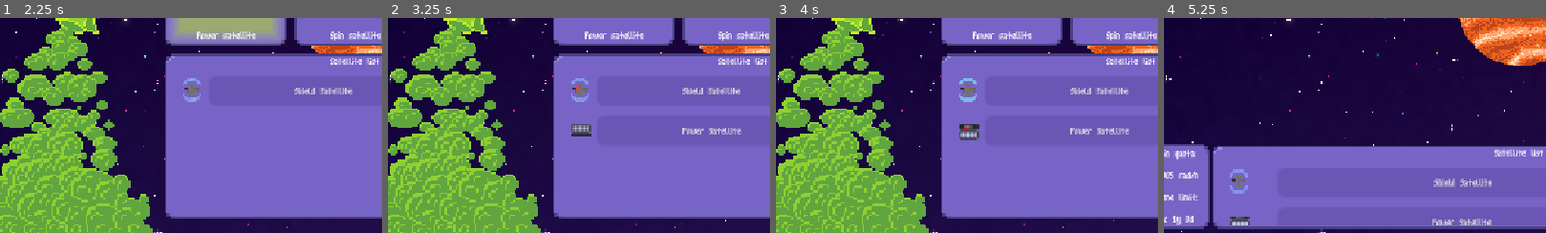
Above: before the commit, frames 1-4 (left to right).
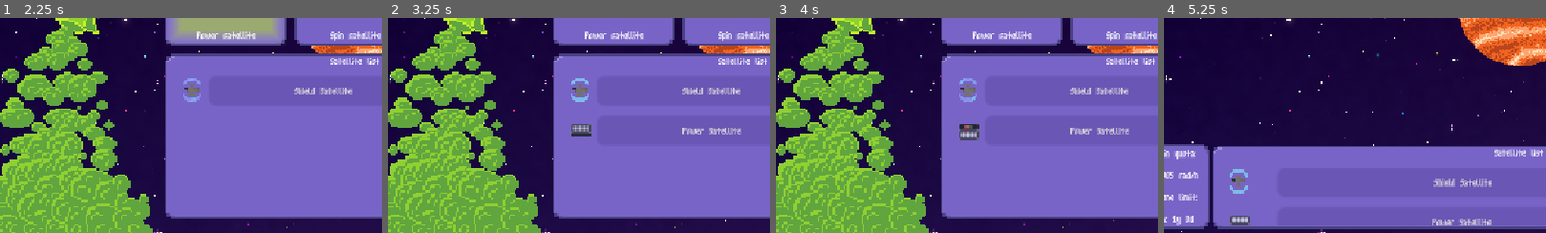
Above: after the commit, the same moments.

Repository: SpookyPlagueDoc777/Orbit-game
Game: Godot game, scene res://Scenes/Game/main_node.tscn
Same seed, same stepped clock (60 frames per second), same inputs: the game is played once before the commit and once after it.
Inputs (mouse positions are % of the whole screen's width and height, from its top left):
- Up to frame 1 (2.25 s): click (95, 88) at 0.5 s; tap Enter at 1.25 s; move the mouse to (72, 45) at 1.27 s; click (72, 45) at 1.42 s; move the mouse to (30, 55) at 2.02 s; click (30, 55) at 2.17 s
- Up to frame 2 (3.25 s): move the mouse to (60, 28) at 2.77 s; click (60, 28) at 2.92 s
- Up to frame 3 (4 s): move the mouse to (45, 70) at 3.52 s; click (45, 70) at 3.67 s
- Up to frame 4 (5.25 s): move the mouse to (80, 65) at 4.27 s; click (80, 65) at 4.42 s; tap Escape (ui_cancel) at 4.9 s; click "Upgrade 100" at 5 s
The pictures show only the part of the screen within x 3-53%, y 49-99%; the shares and areas given below are measured in that part.

Frame 1 is identical in both runs. In frame 2, 0.2% of the frame differs, in the area x 48-53%, y 28-40%; in frame 3, 0.1%; in frame 4, 0.4%, in the area x 17-23%, y 70-97%.

Commit message:
Fixed lag???
-Hopefully lag fixed

Diff:
--- a/Code/Game/satellites_list.gd
+++ b/Code/Game/satellites_list.gd
@@ -21,8 +21,8 @@
 func _process(delta: float) -> void:
 	pass
 
-func launch_satellite(satellitetype: int) -> void:
-	var thesatellite
+func launch_satellite(satellitetype: int) -> Node:
+	var thesatellite: Node
 	var gamenodes: = GAME_SCENE.instantiate()
 	print(gamenodes.get_child(1).get_child(2).name)
 	match satellitetype:
@@ -40,3 +40,4 @@
 		Global.energy -= thesatellite.satenergylaunch
 	else:
 		SoundManager.unsuccessful_push()
+	return thesatellite
--- a/Code/Globals/global.gd
+++ b/Code/Globals/global.gd
@@ -1,5 +1,7 @@
 extends Node
 # In Petagrams
+
+signal updatelist
 
 const G: float = 66.743
 const planetmass: int = 40752
@@ -19,6 +21,7 @@
 var time_limit_y: int = TIMELIMITYSTART
 var time_limit_d: int = TIMELIMITDSTART
 var quota: float = QUOTASTART
+var upgrade_all: int = 0
 
 
 # Called when the node enters the scene tree for the first time.
--- a/Code/Ui/game_ui.gd
+++ b/Code/Ui/game_ui.gd
@@ -10,14 +10,18 @@
 
 func _input(event: InputEvent) -> void:
 	if event.is_action_pressed("ui_cancel") and visible == false:
-		update_satellite_list()
+		#If satellite destruction is added
+		#update_satellite_list_main()
+		Global.updatelist.emit()
 		visible = true
 		shop_menu.visible = false
 		Global.is_paused = last_state
 		pause_button.button_pressed = !last_state
 
 func _on_button_pressed() -> void:
-	update_satellite_list()
+	#If satellite destruction is added
+	#update_satellite_list_shop()
+	Global.updatelist.emit()
 	SoundManager.successful_push()
 	visible = false
 	shop_menu.visible = true
@@ -28,13 +32,15 @@
 func _on_back_button_pressed() -> void:
 	if visible == false:
 		SoundManager.successful_push()
-		update_satellite_list()
+		#If satellite destruction is added
+		#update_satellite_list_main()
+		Global.updatelist.emit()
 		visible = true
 		shop_menu.visible = false
 		Global.is_paused = last_state
 		pause_button.button_pressed = !last_state
 
-func update_satellite_list() -> void:
+func update_satellite_list_main() -> void:
 	var satellites: Array = get_tree().get_nodes_in_group("SatelliteGroup")
 	for member in satellite_container.get_children():
 		member.queue_free()
@@ -44,6 +50,10 @@
 		satelitus.update_info(member)
 
 
+func update_satellite_list_shop() -> void:
+	var satellites: Array = get_tree().get_nodes_in_group("SatelliteGroup")
+
+
 	for member in satellite_container2.get_children():
 		member.queue_free()
 	for member in satellites:
@@ -51,15 +61,32 @@
 		satellite_container2.add_child(satelitus2)
 		satelitus2.update_info(member)
 
+func add_to_shop(satelitite: Node) -> void:
+	var satelitus = SATELLITE_INFO.instantiate()
+	satellite_container2.add_child(satelitus)
+	satelitus.update_info(satelitite)
 
+func add_to_main(satelitite: Node) -> void:
+	var satelitus = SATELLITE_INFO.instantiate()
+	satellite_container.add_child(satelitus)
+	satelitus.update_info(satelitite)
 
 func _on_buy_energy_satellite_pressed() -> void:
-	update_satellite_list()
+	var satinfo: Node
+	satinfo = SatelliteManager.launch_satellite(0)
+	add_to_shop(satinfo)
+	add_to_main(satinfo)
 
 
 func _on_buy_spin_satellite_pressed() -> void:
-	update_satellite_list()
+	var satinfo: Node
+	satinfo = SatelliteManager.launch_satellite(2)
+	add_to_shop(satinfo)
+	add_to_main(satinfo)
 
 
 func _on_buy_shield_satellite_pressed() -> void:
-	update_satellite_list()
+	var satinfo: Node
+	satinfo = SatelliteManager.launch_satellite(1)
+	add_to_shop(satinfo)
+	add_to_main(satinfo)
--- a/Code/Ui/satellite_info.gd
+++ b/Code/Ui/satellite_info.gd
@@ -10,7 +10,7 @@
 
 # Called when the node enters the scene tree for the first time.
 func _ready() -> void:
-	pass # Replace with function body.
+	Global.updatelist.connect(_on_update_necessary)
 
 
 # Called every frame. 'delta' is the elapsed time since the previous frame.
@@ -28,6 +28,7 @@
 	sprite.play()
 	line_edit.text = satellites.satellitename
 	the_satellite = satellites
+	#Global.upgrade_all += the_satellite.upgrade * 50 + 100
 	upgrade_num.text = str(the_satellite.upgrade)
 	current_price = the_satellite.upgrade * 50 + 100
 	upgrade_button.text = "Upgrade\n" + str(current_price)
@@ -45,6 +46,13 @@
 		upgrade_num.text = str(the_satellite.upgrade)
 	else:
 		SoundManager.unsuccessful_push()
+	Global.upgrade_all += 50
 	current_price = the_satellite.upgrade * 50 + 100
 	print(the_satellite.upgrade)
 	upgrade_button.text = "Upgrade\n" + str(current_price)
+
+func _on_update_necessary() -> void:
+	line_edit.text = the_satellite.satellitename
+	upgrade_num.text = str(the_satellite.upgrade)
+	current_price = the_satellite.upgrade * 50 + 100
+	upgrade_button.text = "Upgrade\n" + str(current_price)
--- a/Code/Ui/shop_menu.gd
+++ /dev/null
@@ -1,22 +0,0 @@
-extends Control
-
-# Called when the node enters the scene tree for the first time.
-func _ready() -> void:
-	pass
-
-
-# Called every frame. 'delta' is the elapsed time since the previous frame.
-func _process(delta: float) -> void:
-	pass
-
-
-func _on_buy_energy_satellite_pressed() -> void:
-	SatelliteManager.launch_satellite(0)
-
-
-func _on_buy_spin_satellite_pressed() -> void:
-	SatelliteManager.launch_satellite(2)
-
-
-func _on_buy_shield_satellite_pressed() -> void:
-	SatelliteManager.launch_satellite(1)
--- a/Scenes/UI/shop_menu.tscn
+++ b/Scenes/UI/shop_menu.tscn
@@ -1,7 +1,6 @@
 [gd_scene format=3 uid="uid://bv011jc2j3aou"]
 
 [ext_resource type="Theme" uid="uid://dn5wefao8u26i" path="res://Textures/UI/workshop_theme.tres" id="1_lkt5b"]
-[ext_resource type="Script" uid="uid://dyt1uu1orwhpb" path="res://Code/Ui/shop_menu.gd" id="2_8gxsv"]
 [ext_resource type="Texture2D" uid="uid://dimb3bst8s38i" path="res://Textures/UI/UI box.png" id="2_yw4re"]
 [ext_resource type="Texture2D" uid="uid://m1cwwnee04y8" path="res://Textures/Satellites/Power satellite.png" id="3_2d0jm"]
 [ext_resource type="Texture2D" uid="uid://b1wam20ihd7kx" path="res://Textures/Satellites/Spin satellite.png" id="4_lkt5b"]
@@ -290,7 +289,6 @@
 grow_horizontal = 2
 grow_vertical = 2
 theme = ExtResource("1_lkt5b")
-script = ExtResource("2_8gxsv")
 
 [node name="Control" type="Control" parent="." unique_id=784231603]
 layout_mode = 1
Not shown, removed: Code/Ui/shop_menu.gd.uid
